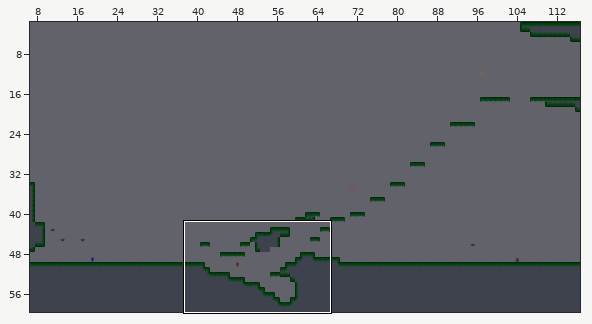
A Tiled map gets an edit: tiled prj/2.tmx. The picture above shows the old version from afar; the outline marks the close-up.
Close-up. Earlier state:
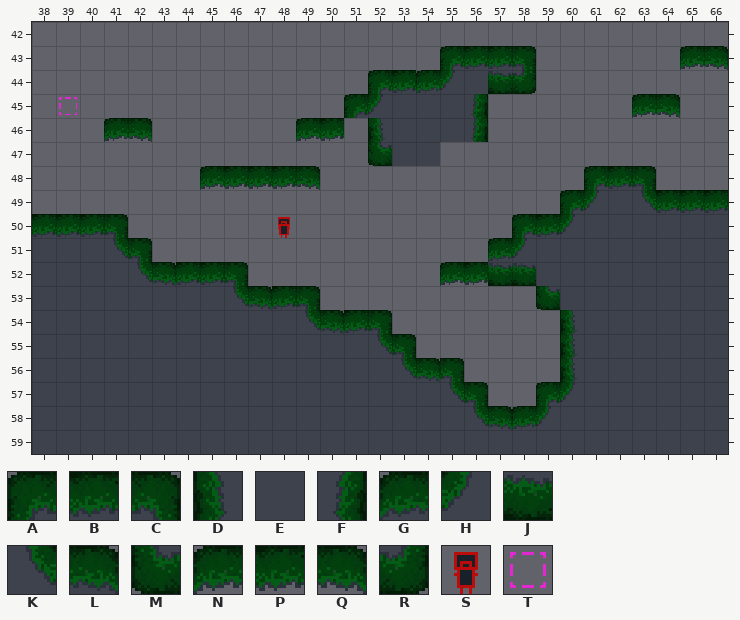
Cells are 16x16 px. Shown: x 38..66, y 42..59. The commit also changed other parts of the map, which this record leaves out.
Key: from "tileset": A 0, B 1, C 2, D 3, E 4, F 5, G 6, H 7, J 8, K 9, L 10, M 11, N 12, P 13, Q 14, R 15, S 33, T 81.
_ is an empty cell.
Layer "Tile Layer 1" before, first column x 38:
42 _____________________________
43 _________________ABBC______NQ
44 ______________ABGHEJR________
45 _T___________AHEEEF______NQ__
46 ___NQ______NP_DEEEF__________
47 ______________MEE____________
48 _______NPPPQ___________ABC___
49 ______________________AHEKBBB
50 BBBC______S_________ABHEEEEEE
51 EEEKC______________GHEEEEEEEE
52 EEEEKLBBC________NPJJEEEEEEEE
53 EEEEEEEEKLBC_________MEEEEEEE
54 EEEEEEEEEEEKLBC_______DEEEEEE
55 EEEEEEEEEEEEEEKC______DEEEEEE
56 EEEEEEEEEEEEEEEKLC____DEEEEEE
57 EEEEEEEEEEEEEEEEEKC__AHEEEEEE
58 EEEEEEEEEEEEEEEEEEKLGHEEEEEEE
59 EEEEEEEEEEEEEEEEEEEEEEEEEEEEE
The same view after the edit:
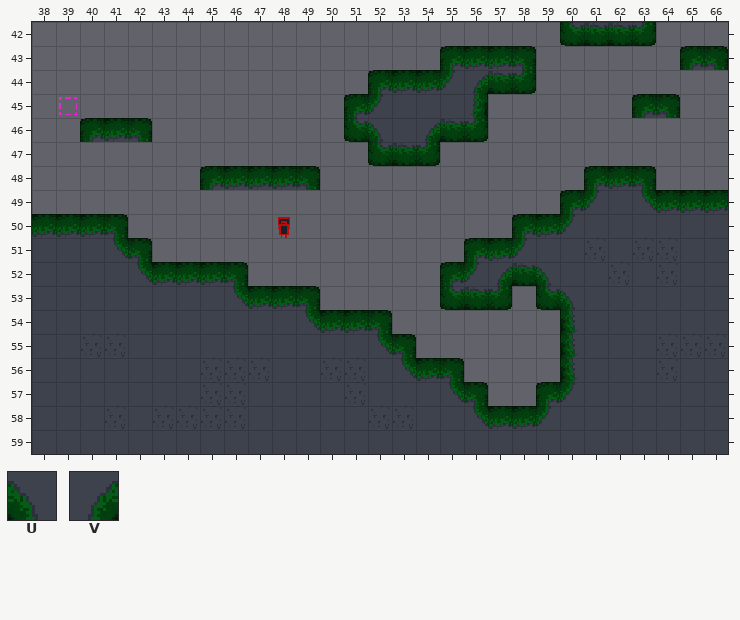
Further tiles: from "tileset": U 27, V 28.
From old to new:
Changed rows in their new state; . is an unchanged cell.
Layer "Tile Layer 1":
first column x 40:
42 ....................MJJR...
43 .........................AC
44 ..............B.V..........
45 .......................AC..
46 ABC......__MU.VJR..........
47 .............JR............
48 .....ABBBC.................
51 ................AB.........
52 ...B...........AHV.U.......
53 .......B.......MJR..U......
54 ..........B................
56 ..............B............
58 .................BB........
